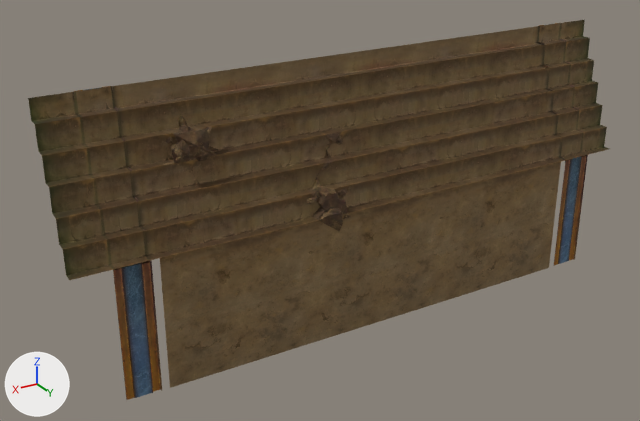
Before and after pictures for a commit that changed the OBJ model sceneobjs/juqing_yewai_592/juqing_yewai_592_loutib.obj.
Both versions are drawn from a 50 mm camera at (2329.0, 3253.0, 1658.0) aimed at (231.0, -244.0, -90.0). The axes (+X, +Y, +Z) are drawn at lower left. The lights are the same throughout. Where no turn or scale is listed for an object, it has been applied to the vertices. Vertices at the same position are counted once.

Names of what the first picture shows: 'juqing_yewai_592_loutib'.
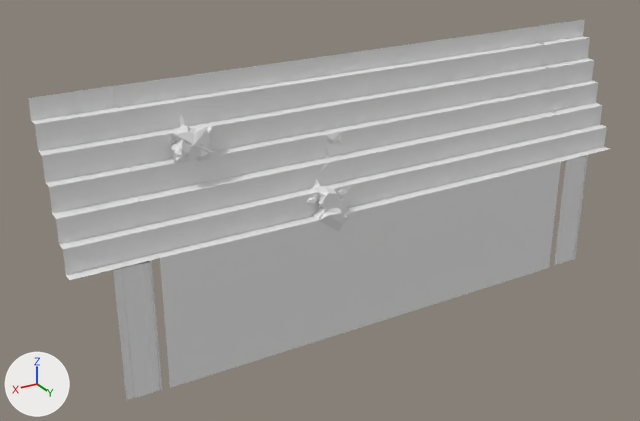
What differs and where, as boxes (x1, y1, x2, y2) in the pictures (640 x 421 px):
part 1 of me_juqing_yewai_592_loutib, recoloured (brown to grey)
    both: (122, 27, 561, 258)
part 2 of me_juqing_yewai_592_loutib, recoloured (brown to grey)
    both: (28, 20, 610, 280)
part 3 of me_juqing_yewai_592_loutib, recoloured
    both: (73, 23, 588, 400)
part 4 of me_juqing_yewai_592_loutib, recoloured (brown to grey)
    both: (166, 114, 351, 231)
part 5 of me_juqing_yewai_592_loutib, recoloured (brown to grey)
    both: (160, 162, 561, 388)

Edits to the bpy script that builds the scene:
```text
Add mat_material_4_1:
    mat_material_4_1 = principled_material('material_4')
    mat_material_4_1.base_color = (0.8, 0.8, 0.8)  # white #e7e7e7
    mat_material_4_1.roughness = 1.0
Add mat_material_3_1:
    mat_material_3_1 = principled_material('material_3')
    mat_material_3_1.base_color = (0.8, 0.8, 0.8)  # white #e7e7e7
    mat_material_3_1.roughness = 1.0
Add mat_material_2_1:
    mat_material_2_1 = principled_material('material_2')
    mat_material_2_1.base_color = (0.8, 0.8, 0.8)  # white #e7e7e7
    mat_material_2_1.roughness = 1.0
Add mat_material_5_1:
    mat_material_5_1 = principled_material('material_5')
    mat_material_5_1.base_color = (0.8, 0.8, 0.8)  # white #e7e7e7
    mat_material_5_1.roughness = 1.0
Add mat_material_6_1:
    mat_material_6_1 = principled_material('material_6')
    mat_material_6_1.base_color = (0.8, 0.8, 0.8)  # white #e7e7e7
    mat_material_6_1.roughness = 1.0
Change me_juqing_yewai_592_loutib:
    where me_juqing_yewai_592_loutib.from_pydata(...)  # 813 vertices, 1439 faces; spans x -1557.0..1557.0, y -319.0..20.0, z -669.0..669.0
    used by ob_juqing_yewai_592_loutib; location = (0.0, 0.0, 0.0)
    me_juqing_yewai_592_loutib part 1: all 248 faces that had it switch from mat_material_2 (picture img_juqing_yewai_592_loutic_01_png) to mat_material_2_1 (white #e7e7e7)
    me_juqing_yewai_592_loutib part 2: all 48 faces that had it switch from mat_material_3 (picture img_juqing_yewai_592_loutic_02_png) to mat_material_3_1 (white #e7e7e7)
    me_juqing_yewai_592_loutib part 3: all 392 faces that had it switch from mat_material_4 (picture img_juqing_yewai_592_loutic_03_png) to mat_material_4_1 (white #e7e7e7)
    me_juqing_yewai_592_loutib part 4: all 727 faces that had it switch from mat_material_5 (picture img_juqing_yewai_592_loutic_04_png) to mat_material_5_1 (white #e7e7e7)
    me_juqing_yewai_592_loutib part 5: all 24 faces that had it switch from mat_material_6 (picture img_juqing_yewai_592_loutia_02_png) to mat_material_6_1 (white #e7e7e7)
```
